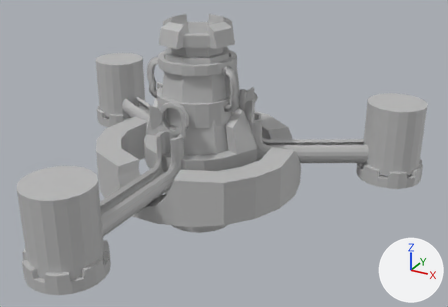
Two versions of the FBX model TowerDefence/Assets/LockdownAssets/Meshes/Blockouts/Core_Asset.fbx, one commit apart.
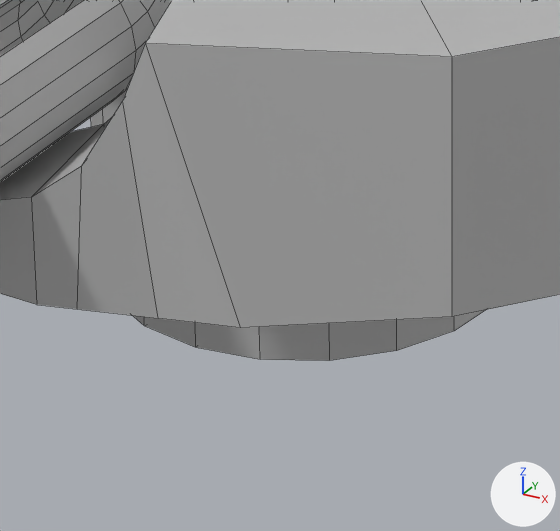
There are two pictures of each version: one whole from a 50 mm camera at (100.2, -166.8, 73.8) aimed at (15.0, -11.9, -3.6), one close up on the part from 33% to 54% of the width and 57% to 85% of the height. The axes (+X, +Y, +Z) are drawn at lower right. The lights are the same throughout. The close-ups show mesh edges as thin lines. Where no turn or scale is listed for an object, it has been applied to the vertices.

In view in the first close-up: 'CentreTower_Asset', 'Core_Asset'.
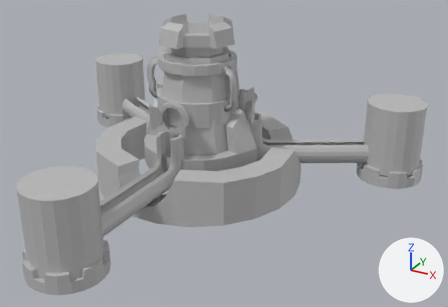
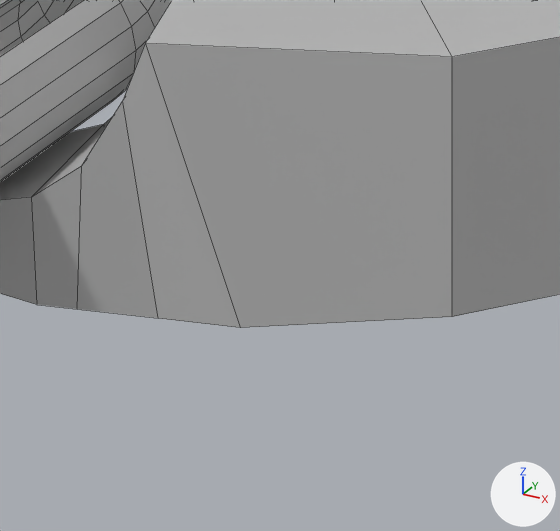
Where the newer file only moved an object's origin or applied its transform, the numbers keep the older frame.

What differs and where, as boxes [x1, y1, x2, y2] in the close-ups (560 x 531 px; the box of a moved part takes in the faces that stretch with it):
'Core_Asset', reshaped, moved: before [0, 0, 560, 361]; after [0, 0, 560, 328]
'CentreTower_Asset', no longer drawn: before [0, 0, 171, 182]
part 1 of me_mesh, moved or reshaped: [88, 0, 524, 328] in both
part 2 of me_mesh, built on: before [91, 89, 485, 361]; after [0, 0, 171, 182]

The edits, one by one:
me_mesh is used by ob_core_asset; location (0.02, -1.55, 0.15).
me_mesh had 793 vertices, 764 faces and spanned x -34.3..34.3, y -34.1..34.1, z -34.4..34.4.
me_mesh now has 2140 vertices, 2128 faces and spans x -52.8..52.7, y -59.2..34.2, z -0.3..53.6.
me_mesh part 1: the loose piece of 147 vertices spanning x -34.3..34.3, y -34.1..34.1, z -19.5..-5.5 is moved by (0.2, 0.1, 19.2).
me_mesh part 2: 140 vertices removed from x -21.6..21.5, y -18.8..21.2, z -34.4..7.6; 1487 vertices added at x -52.8..52.7, y -59.2..32.9, z 1.3..30.9.
Object 'CentreTower_Asset' (ob_centretower_asset) now shows nothing instead of me_mesh_001.
Object 'Core_Asset' (ob_core_asset) moves from (0.02, -1.55, 0.15) to (-0.15, -1.62, -19.0).
